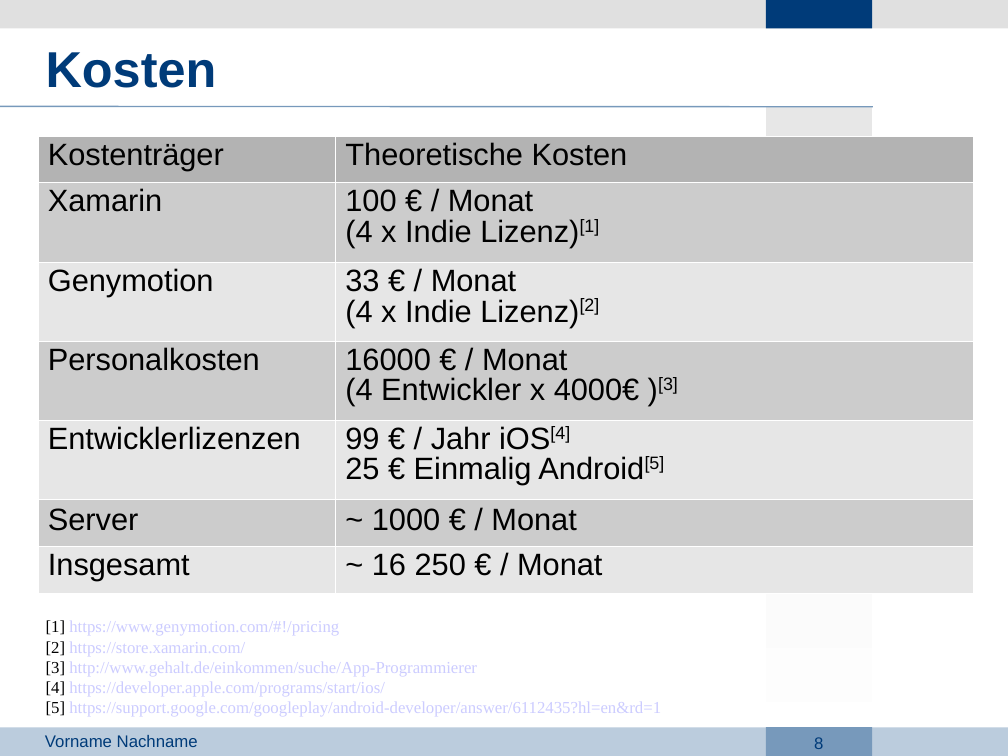
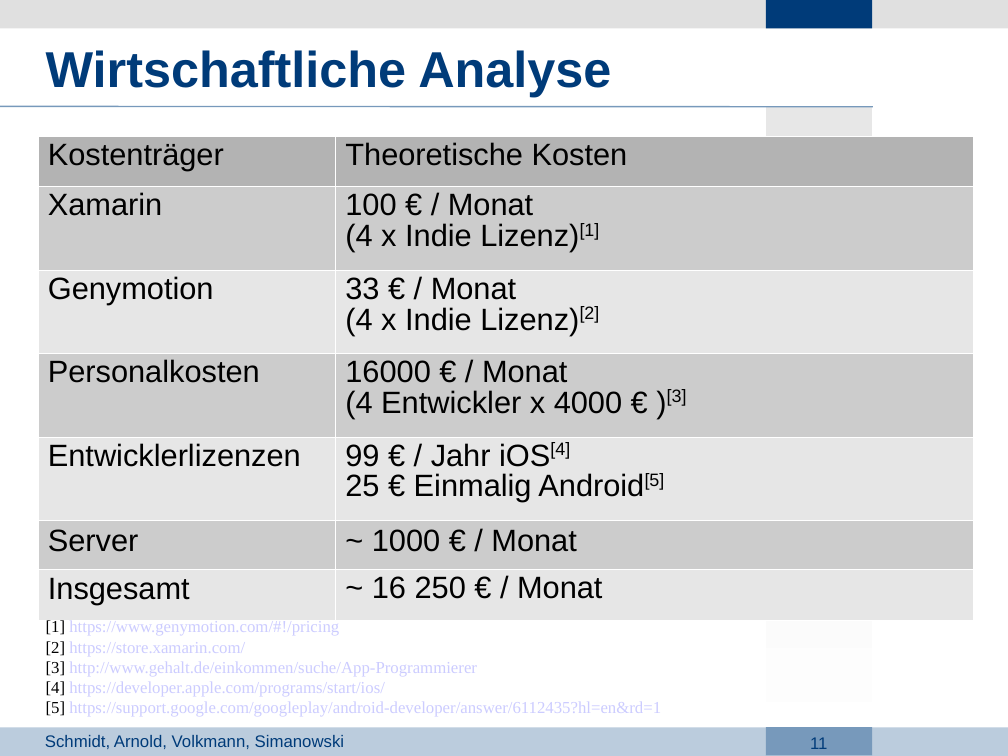
Before and after one commit to Lopt/ascendancy, a slide deck: slide 11 of docs/Projektdefinition/AI_PPT-Vorlage.odp (slide 8 before the commit). Drawn at 1008x756 pixels with LibreOffice and Linux fonts; fonts in the diff are those of the drawing; background and template pictures are left out. Boxes give left, top, right and bottom in pixels: in the first picture for what was removed or moved away, otherwise in the second. Text is boxed around its words. In the diff, an @@ line names an element or a change of style, - is before the commit and + after.

```diff
--- a/docs/Projektdefinition/AI_PPT-Vorlage.odp
+++ b/docs/Projektdefinition/AI_PPT-Vorlage.odp
@@ title at [46,50,611,97]: text changed @@
-Kosten
+Wirtschaftliche Analyse
@@ table at [38,136,973,621] @@
-row 4, column 2: 16000 € / Monat / (4 Entwickler x 4000€ )[3]
+row 4, column 2: 16000 € / Monat / (4 Entwickler x 4000 € )[3]
@@ text at [45,735,344,749]: text changed @@
-Vorname Nachname
+Schmidt, Arnold, Volkmann, Simanowski
@@ page number at [810,737,827,749]: text changed @@
-8
+11
```
Also in this commit, not shown: 7 other slides changed, 5 slides added, 3 slides removed, 2 other files.
